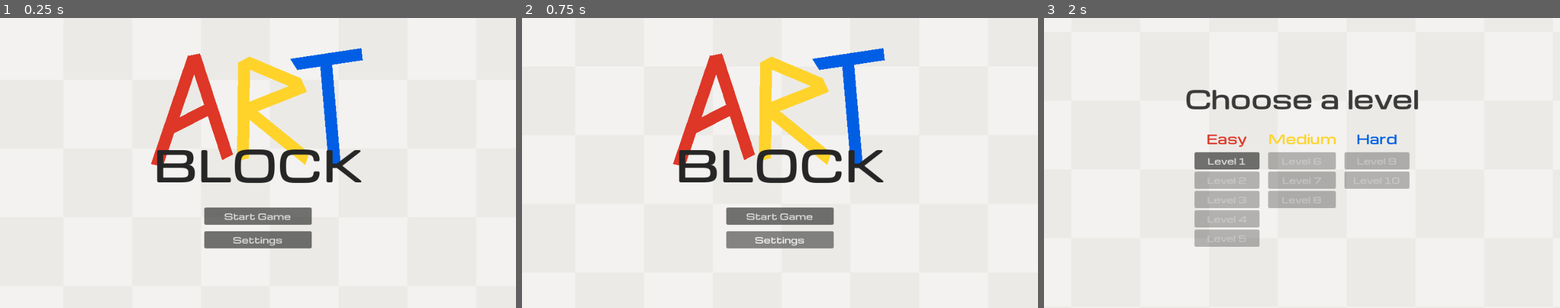
Above: before the commit, frames 1-3 (left to right).
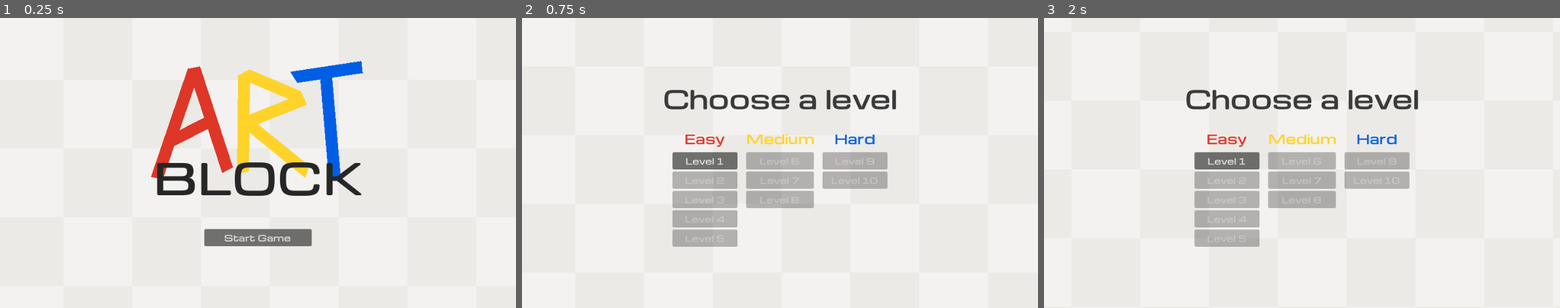
Above: after the commit, the same moments.

Repository: btoosey/Godot-Wild-Jam-99
Game: Godot game, scene res://scenes/main/main.tscn
The game is run twice, just before and just after one commit, with the same random seed, the same clock (stepped at 60 frames per second) and the same inputs.
Inputs (mouse positions are in pixels of both pictures, inside the frame that each line leads up to):
- Up to frame 1 (0.25 s): no input
- Up to frame 2 (0.75 s): click (780, 238) at 0.5 s, where only the run before the commit has a clickable "Settings"
- Up to frame 3 (2 s): click (1302, 215) at 1.25 s, where only the run before the commit has a clickable "Start Game"

The runs differ from the first frame. In frame 1, 9.8% of the frame differs, in the area x 29-71%, y 10-80%; in frame 2, 17%, in the area x 27-73%, y 10-80%; in frame 3, nothing differs.

Commit message:
ADD: Music/SFX and changed title screen

Diff:
--- a/scenes/levels/level001.tscn
+++ b/scenes/levels/level001.tscn
@@ -17,6 +17,7 @@
 [ext_resource type="Texture2D" uid="uid://bxac17vq65rkq" path="res://assets/tilemaps/paint/red.png" id="14_wv88i"]
 [ext_resource type="Texture2D" uid="uid://bstajgbohcvby" path="res://assets/tilemaps/paint/yellow.png" id="15_3hppt"]
 [ext_resource type="Texture2D" uid="uid://q5fo34wt6rjf" path="res://assets/tilemaps/paint/blue.png" id="16_xgipq"]
+[ext_resource type="AudioStream" uid="uid://b00ri5mbng58h" path="res://assets/sfx/freesound_community-success_bell-6776.mp3" id="18_3hppt"]
 
 [sub_resource type="TileSetAtlasSource" id="TileSetAtlasSource_yyfjg"]
 texture = ExtResource("2_4xspe")
@@ -219,6 +220,7 @@
 
 [node name="LevelVictoryUI" type="CanvasLayer" parent="." unique_id=1053465780]
 script = ExtResource("10_40gw8")
+win_sfx = ExtResource("18_3hppt")
 
 [node name="Buttons" type="VBoxContainer" parent="LevelVictoryUI" unique_id=2000180705]
 visible = false
--- a/scenes/levels/level002.tscn
+++ b/scenes/levels/level002.tscn
@@ -17,6 +17,7 @@
 [ext_resource type="Texture2D" uid="uid://bxac17vq65rkq" path="res://assets/tilemaps/paint/red.png" id="14_3mb62"]
 [ext_resource type="Texture2D" uid="uid://bstajgbohcvby" path="res://assets/tilemaps/paint/yellow.png" id="15_tnxa5"]
 [ext_resource type="Texture2D" uid="uid://q5fo34wt6rjf" path="res://assets/tilemaps/paint/blue.png" id="16_1i256"]
+[ext_resource type="AudioStream" uid="uid://b00ri5mbng58h" path="res://assets/sfx/freesound_community-success_bell-6776.mp3" id="18_3mb62"]
 
 [sub_resource type="TileSetAtlasSource" id="TileSetAtlasSource_yyfjg"]
 texture = ExtResource("3_4xfq3")
@@ -218,6 +219,7 @@
 
 [node name="LevelVictoryUI" type="CanvasLayer" parent="." unique_id=1053465780]
 script = ExtResource("12_u1x1h")
+win_sfx = ExtResource("18_3mb62")
 
 [node name="Buttons" type="VBoxContainer" parent="LevelVictoryUI" unique_id=2000180705]
 visible = false
--- a/scenes/levels/level003.tscn
+++ b/scenes/levels/level003.tscn
@@ -17,6 +17,7 @@
 [ext_resource type="Texture2D" uid="uid://bxac17vq65rkq" path="res://assets/tilemaps/paint/red.png" id="14_uqrdl"]
 [ext_resource type="Texture2D" uid="uid://bstajgbohcvby" path="res://assets/tilemaps/paint/yellow.png" id="15_t6r18"]
 [ext_resource type="Texture2D" uid="uid://q5fo34wt6rjf" path="res://assets/tilemaps/paint/blue.png" id="16_ytr81"]
+[ext_resource type="AudioStream" uid="uid://b00ri5mbng58h" path="res://assets/sfx/freesound_community-success_bell-6776.mp3" id="18_uqrdl"]
 
 [sub_resource type="TileSetAtlasSource" id="TileSetAtlasSource_yyfjg"]
 texture = ExtResource("3_sqgx2")
@@ -193,6 +194,7 @@
 
 [node name="LevelVictoryUI" type="CanvasLayer" parent="." unique_id=1053465780]
 script = ExtResource("12_crauo")
+win_sfx = ExtResource("18_uqrdl")
 
 [node name="Buttons" type="VBoxContainer" parent="LevelVictoryUI" unique_id=2000180705]
 visible = false
--- a/scenes/levels/level004.tscn
+++ b/scenes/levels/level004.tscn
@@ -17,6 +17,7 @@
 [ext_resource type="Texture2D" uid="uid://bxac17vq65rkq" path="res://assets/tilemaps/paint/red.png" id="14_clfia"]
 [ext_resource type="Texture2D" uid="uid://bstajgbohcvby" path="res://assets/tilemaps/paint/yellow.png" id="15_70phx"]
 [ext_resource type="Texture2D" uid="uid://q5fo34wt6rjf" path="res://assets/tilemaps/paint/blue.png" id="16_b3ojy"]
+[ext_resource type="AudioStream" uid="uid://b00ri5mbng58h" path="res://assets/sfx/freesound_community-success_bell-6776.mp3" id="18_clfia"]
 
 [sub_resource type="TileSetAtlasSource" id="TileSetAtlasSource_yyfjg"]
 texture = ExtResource("3_0niyo")
@@ -229,6 +230,7 @@
 
 [node name="LevelVictoryUI" type="CanvasLayer" parent="." unique_id=1053465780]
 script = ExtResource("12_2mpcg")
+win_sfx = ExtResource("18_clfia")
 
 [node name="Buttons" type="VBoxContainer" parent="LevelVictoryUI" unique_id=2000180705]
 visible = false
--- a/scenes/levels/level005.tscn
+++ b/scenes/levels/level005.tscn
@@ -17,6 +17,7 @@
 [ext_resource type="Texture2D" uid="uid://bxac17vq65rkq" path="res://assets/tilemaps/paint/red.png" id="14_cpof8"]
 [ext_resource type="Texture2D" uid="uid://bstajgbohcvby" path="res://assets/tilemaps/paint/yellow.png" id="15_s0gv4"]
 [ext_resource type="Texture2D" uid="uid://q5fo34wt6rjf" path="res://assets/tilemaps/paint/blue.png" id="16_724i1"]
+[ext_resource type="AudioStream" uid="uid://b00ri5mbng58h" path="res://assets/sfx/freesound_community-success_bell-6776.mp3" id="18_cpof8"]
 
 [sub_resource type="TileSetAtlasSource" id="TileSetAtlasSource_yyfjg"]
 texture = ExtResource("3_03xhy")
@@ -250,6 +251,7 @@
 
 [node name="LevelVictoryUI" type="CanvasLayer" parent="." unique_id=1053465780]
 script = ExtResource("12_g3sw3")
+win_sfx = ExtResource("18_cpof8")
 
 [node name="Buttons" type="VBoxContainer" parent="LevelVictoryUI" unique_id=2000180705]
 visible = false
--- a/scenes/levels/level006.tscn
+++ b/scenes/levels/level006.tscn
@@ -17,6 +17,7 @@
 [ext_resource type="Texture2D" uid="uid://bxac17vq65rkq" path="res://assets/tilemaps/paint/red.png" id="14_nt18h"]
 [ext_resource type="Texture2D" uid="uid://bstajgbohcvby" path="res://assets/tilemaps/paint/yellow.png" id="15_ofbel"]
 [ext_resource type="Texture2D" uid="uid://q5fo34wt6rjf" path="res://assets/tilemaps/paint/blue.png" id="16_0mq4s"]
+[ext_resource type="AudioStream" uid="uid://b00ri5mbng58h" path="res://assets/sfx/freesound_community-success_bell-6776.mp3" id="18_nt18h"]
 
 [sub_resource type="TileSetAtlasSource" id="TileSetAtlasSource_yyfjg"]
 texture = ExtResource("3_8oset")
@@ -253,6 +254,7 @@
 
 [node name="LevelVictoryUI" type="CanvasLayer" parent="." unique_id=1053465780]
 script = ExtResource("12_sj1uc")
+win_sfx = ExtResource("18_nt18h")
 
 [node name="Buttons" type="VBoxContainer" parent="LevelVictoryUI" unique_id=2000180705]
 visible = false
--- a/scenes/levels/level007.tscn
+++ b/scenes/levels/level007.tscn
@@ -17,6 +17,7 @@
 [ext_resource type="Texture2D" uid="uid://bxac17vq65rkq" path="res://assets/tilemaps/paint/red.png" id="14_w01ab"]
 [ext_resource type="Texture2D" uid="uid://bstajgbohcvby" path="res://assets/tilemaps/paint/yellow.png" id="15_7vrj0"]
 [ext_resource type="Texture2D" uid="uid://q5fo34wt6rjf" path="res://assets/tilemaps/paint/blue.png" id="16_tbpbf"]
+[ext_resource type="AudioStream" uid="uid://b00ri5mbng58h" path="res://assets/sfx/freesound_community-success_bell-6776.mp3" id="18_w01ab"]
 
 [sub_resource type="TileSetAtlasSource" id="TileSetAtlasSource_yyfjg"]
 texture = ExtResource("3_040m1")
@@ -268,6 +269,7 @@
 
 [node name="LevelVictoryUI" type="CanvasLayer" parent="." unique_id=1053465780]
 script = ExtResource("12_d78d8")
+win_sfx = ExtResource("18_w01ab")
 
 [node name="Buttons" type="VBoxContainer" parent="LevelVictoryUI" unique_id=2000180705]
 visible = false
--- a/scenes/levels/level008.tscn
+++ b/scenes/levels/level008.tscn
@@ -17,6 +17,7 @@
 [ext_resource type="Texture2D" uid="uid://bxac17vq65rkq" path="res://assets/tilemaps/paint/red.png" id="14_um0hc"]
 [ext_resource type="Texture2D" uid="uid://bstajgbohcvby" path="res://assets/tilemaps/paint/yellow.png" id="15_3xyfr"]
 [ext_resource type="Texture2D" uid="uid://q5fo34wt6rjf" path="res://assets/tilemaps/paint/blue.png" id="16_3feq1"]
+[ext_resource type="AudioStream" uid="uid://b00ri5mbng58h" path="res://assets/sfx/freesound_community-success_bell-6776.mp3" id="18_um0hc"]
 
 [sub_resource type="TileSetAtlasSource" id="TileSetAtlasSource_yyfjg"]
 texture = ExtResource("3_kb6fm")
@@ -263,6 +264,7 @@
 
 [node name="LevelVictoryUI" type="CanvasLayer" parent="." unique_id=1053465780]
 script = ExtResource("12_xn6dm")
+win_sfx = ExtResource("18_um0hc")
 
 [node name="Buttons" type="VBoxContainer" parent="LevelVictoryUI" unique_id=2000180705]
 visible = false
--- a/scenes/levels/level009.tscn
+++ b/scenes/levels/level009.tscn
@@ -13,6 +13,7 @@
 [ext_resource type="Script" uid="uid://eau5olradqj8" path="res://scripts/components/level_log/level_log.gd" id="10_7ghuq"]
 [ext_resource type="Script" uid="uid://blid5bynf8utk" path="res://scripts/ui/game_ui/layer_buttons/layer_buttons.gd" id="11_22rrj"]
 [ext_resource type="Script" uid="uid://cg53k7ahi0clv" path="res://scripts/ui/game_ui/level_victory_menu/level_victory_ui.gd" id="12_v5acx"]
+[ext_resource type="AudioStream" uid="uid://b00ri5mbng58h" path="res://assets/sfx/freesound_community-success_bell-6776.mp3" id="13_5aixx"]
 [ext_resource type="Texture2D" uid="uid://ctwb88pdc27se" path="res://assets/sprites/palette.png" id="13_st4d5"]
 [ext_resource type="Texture2D" uid="uid://bxac17vq65rkq" path="res://assets/tilemaps/paint/red.png" id="15_5aixx"]
 [ext_resource type="Texture2D" uid="uid://bstajgbohcvby" path="res://assets/tilemaps/paint/yellow.png" id="16_htmlf"]
@@ -235,6 +236,7 @@
 
 [node name="LevelVictoryUI" type="CanvasLayer" parent="." unique_id=1053465780]
 script = ExtResource("12_v5acx")
+win_sfx = ExtResource("13_5aixx")
 
 [node name="Buttons" type="VBoxContainer" parent="LevelVictoryUI" unique_id=2000180705]
 visible = false
--- a/scenes/levels/level010.tscn
+++ b/scenes/levels/level010.tscn
@@ -17,6 +17,7 @@
 [ext_resource type="Texture2D" uid="uid://bxac17vq65rkq" path="res://assets/tilemaps/paint/red.png" id="14_jdk6g"]
 [ext_resource type="Texture2D" uid="uid://bstajgbohcvby" path="res://assets/tilemaps/paint/yellow.png" id="15_tt1ef"]
 [ext_resource type="Texture2D" uid="uid://q5fo34wt6rjf" path="res://assets/tilemaps/paint/blue.png" id="16_s5qs1"]
+[ext_resource type="AudioStream" uid="uid://b00ri5mbng58h" path="res://assets/sfx/freesound_community-success_bell-6776.mp3" id="18_jdk6g"]
 
 [sub_resource type="TileSetAtlasSource" id="TileSetAtlasSource_yyfjg"]
 texture = ExtResource("3_erb52")
@@ -338,6 +339,7 @@
 
 [node name="LevelVictoryUI" type="CanvasLayer" parent="." unique_id=1053465780]
 script = ExtResource("12_00kl1")
+win_sfx = ExtResource("18_jdk6g")
 
 [node name="Buttons" type="VBoxContainer" parent="LevelVictoryUI" unique_id=2000180705]
 visible = false
--- a/scenes/main/main.gd
+++ b/scenes/main/main.gd
@@ -2,6 +2,8 @@
 
 @onready var game_state_machine: GameStateMachine = $GameStateMachine as GameStateMachine
 
+@export var main_music_stream: AudioStream
 
 func _ready() -> void:
 	game_state_machine.init()
+	MusicPlayer.play(main_music_stream)
--- a/scenes/main/main.tscn
+++ b/scenes/main/main.tscn
@@ -5,6 +5,7 @@
 [ext_resource type="PackedScene" uid="uid://bihqm1ntlmqo1" path="res://scenes/levels/level001.tscn" id="2_hujxm"]
 [ext_resource type="Script" uid="uid://b4au8pmkhwese" path="res://scripts/state_machines/game_state_machine/game_states/main_menu_state.gd" id="2_iuonh"]
 [ext_resource type="Script" uid="uid://dcfr33b6je7d4" path="res://scripts/ui/main_menu/main_menu.gd" id="2_l3cfh"]
+[ext_resource type="AudioStream" uid="uid://b0df5sx87unjm" path="res://assets/music/andriig-background-music-background-604062.mp3" id="2_s17dp"]
 [ext_resource type="Script" uid="uid://ss022f3gt6p5" path="res://scripts/state_machines/game_state_machine/game_states/play_state.gd" id="4_6q06x"]
 [ext_resource type="Script" uid="uid://cww0pxt05pcfr" path="res://scripts/state_machines/game_state_machine/game_states/level_select_state.gd" id="4_yyfjg"]
 [ext_resource type="Script" uid="uid://b2j0u8g8idf04" path="res://scripts/ui/pause_menu/pause_menu.gd" id="6_ow5a4"]
@@ -26,6 +27,7 @@
 
 [node name="Main" type="Node" unique_id=1911867851]
 script = ExtResource("1_k2fmo")
+main_music_stream = ExtResource("2_s17dp")
 
 [node name="Level" type="Node2D" parent="." unique_id=1758344986]
 
@@ -63,9 +65,9 @@
 anchor_left = 0.5
 anchor_right = 0.5
 offset_left = -207.5
-offset_top = 48.0
+offset_top = 72.0
 offset_right = 207.5
-offset_bottom = 282.0
+offset_bottom = 306.0
 grow_horizontal = 2
 texture = ExtResource("9_p8abn")
 
@@ -76,9 +78,9 @@
 anchor_right = 0.5
 anchor_bottom = 0.5
 offset_left = -207.5
-offset_top = -57.5
+offset_top = -33.5
 offset_right = 207.5
-offset_bottom = 57.5
+offset_bottom = 81.5
 grow_horizontal = 2
 grow_vertical = 2
 theme_override_colors/font_color = Color(0.14767182, 0.14767179, 0.14767179, 1)
@@ -94,9 +96,9 @@
 anchor_right = 0.5
 anchor_bottom = 0.5
 offset_left = -100.0
-offset_top = 83.0
+offset_top = 123.0
 offset_right = 100.0
-offset_bottom = 159.0
+offset_bottom = 199.0
 grow_horizontal = 2
 grow_vertical = 2
 theme_override_constants/separation = 12
@@ -104,10 +106,6 @@
 [node name="StartGame" type="Button" parent="MainMenu/MainMenuButtons" unique_id=610939479]
 layout_mode = 2
 text = "Start Game"
-
-[node name="Settings" type="Button" parent="MainMenu/MainMenuButtons" unique_id=2146701926]
-layout_mode = 2
-text = "Settings"
 
 [node name="LevelSelect" type="CanvasLayer" parent="." unique_id=2112610149]
 unique_name_in_owner = true
--- a/scenes/paintbrush/paintbrush.gd
+++ b/scenes/paintbrush/paintbrush.gd
@@ -5,6 +5,9 @@
 
 @export var player: Player
 @export_range(0.0, 1.0) var inactive_layer_alpha: float = 0.3
+@export var paint_sfx: AudioStream
+@export var erase_sfx: AudioStream
+@export var wrong_sfx: AudioStream
 
 @export_group("Check Animation")
 @export var layer_spread: Vector2 = Vector2(-24, -48)
@@ -91,6 +94,7 @@
 	if paint_button_held:
 		_remove_blocker(current_cell)
 		_paint_cell(current_cell)
+		SFXPlayer.play(paint_sfx)
 	else:
 		if blockers.get_cell_tile_data(current_cell):
 			_remove_blocker(current_cell)
@@ -98,6 +102,7 @@
 			_add_blocker(current_cell)
 		else:
 			_erase_cell(current_cell)
+			SFXPlayer.play(erase_sfx)
 
 
 func _can_paint(cell: Vector2i) -> bool:
@@ -265,6 +270,7 @@
 
 
 func _paint_shake() -> void:
+	SFXPlayer.play(wrong_sfx)
 	var home := result_layer.position
 	var tween := create_tween()
 
--- a/scenes/paintbrush/paintbrush.tscn
+++ b/scenes/paintbrush/paintbrush.tscn
@@ -3,10 +3,16 @@
 [ext_resource type="Script" uid="uid://d04jak1mjbxv5" path="res://scripts/components/paintbrush/orbiter_component.gd" id="1_cunj8"]
 [ext_resource type="Script" uid="uid://7342oojnfrt2" path="res://scenes/paintbrush/paintbrush.gd" id="1_y05g2"]
 [ext_resource type="Texture2D" uid="uid://n836x4yv7khl" path="res://assets/tilemaps/paintbrush/paintbrush.png" id="2_4dnrm"]
+[ext_resource type="AudioStream" uid="uid://btpm2353vf6c2" path="res://assets/sfx/creatorshome-pop-cartoon-328167.mp3" id="2_ikrpj"]
+[ext_resource type="AudioStream" uid="uid://dsncgtqgwujyd" path="res://assets/sfx/universfield-bubble-pop-03-320977.mp3" id="3_gffck"]
 [ext_resource type="Script" uid="uid://deod6ldc4livn" path="res://scenes/paintbrush/palette.gd" id="3_iig8r"]
+[ext_resource type="AudioStream" uid="uid://nnbbgolpj7hh" path="res://assets/sfx/floraphonic-classic-game-action-negative-18-224576.mp3" id="4_l3sh4"]
 
 [node name="Paintbrush" type="Node2D" unique_id=677155198]
 script = ExtResource("1_y05g2")
+paint_sfx = ExtResource("2_ikrpj")
+erase_sfx = ExtResource("3_gffck")
+wrong_sfx = ExtResource("4_l3sh4")
 
 [node name="Visuals" type="CanvasGroup" parent="." unique_id=381405899]
 position = Vector2(0, -11)
--- a/scripts/ui/game_ui/level_victory_menu/level_victory_ui.gd
+++ b/scripts/ui/game_ui/level_victory_menu/level_victory_ui.gd
@@ -2,6 +2,8 @@
 
 signal level_select_button_pressed
 signal next_level_button_pressed
+
+@export var win_sfx: AudioStream
 
 @onready var blockers: TileMapLayer = $"../Tilemaps/Blockers"
 @onready var walls: TileMapLayer = $"../Tilemaps/Walls"
@@ -18,6 +20,7 @@
 
 func solution_checked(correct: bool) -> void:
 	if correct:
+		SFXPlayer.play(win_sfx)
 		paintbrush.hide()
 		level_ui.hide()
 		buttons.show()
Not shown, added: assets/music/andriig-background-music-background-604062.mp3.import
Not shown, added: assets/sfx/creatorshome-pop-cartoon-328167.mp3.import
Not shown, added: assets/sfx/floraphonic-classic-game-action-negative-18-224576.mp3.import
Not shown, added: assets/sfx/freesound_community-success_bell-6776.mp3.import
Not shown, added: assets/sfx/universfield-bubble-pop-03-320977.mp3.import
Not shown, added: assets/music/andriig-background-music-background-604062.mp3
Not shown, added: assets/sfx/creatorshome-pop-cartoon-328167.mp3
Not shown, added: assets/sfx/floraphonic-classic-game-action-negative-18-224576.mp3
Not shown, added: assets/sfx/freesound_community-success_bell-6776.mp3
Not shown, added: assets/sfx/universfield-bubble-pop-03-320977.mp3
